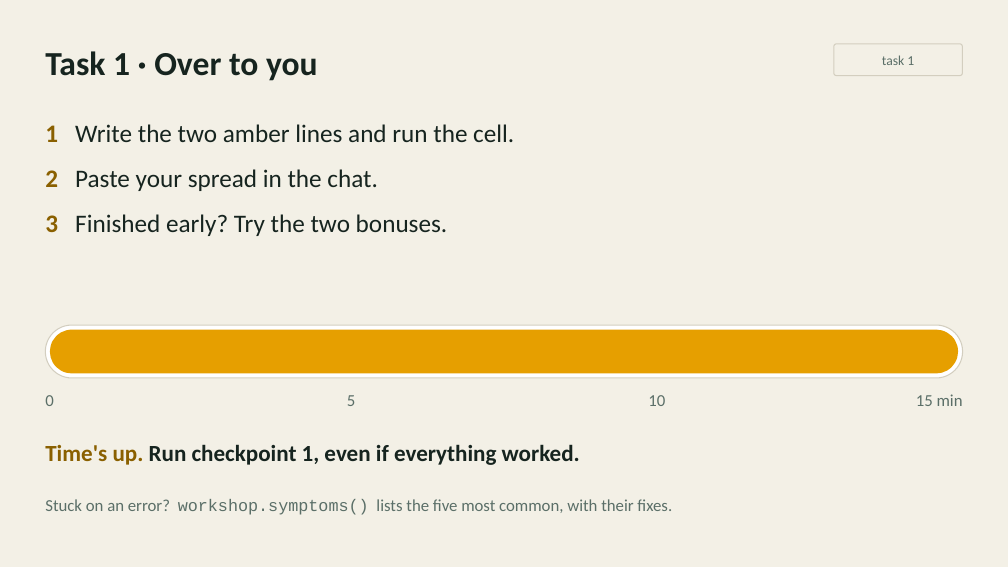
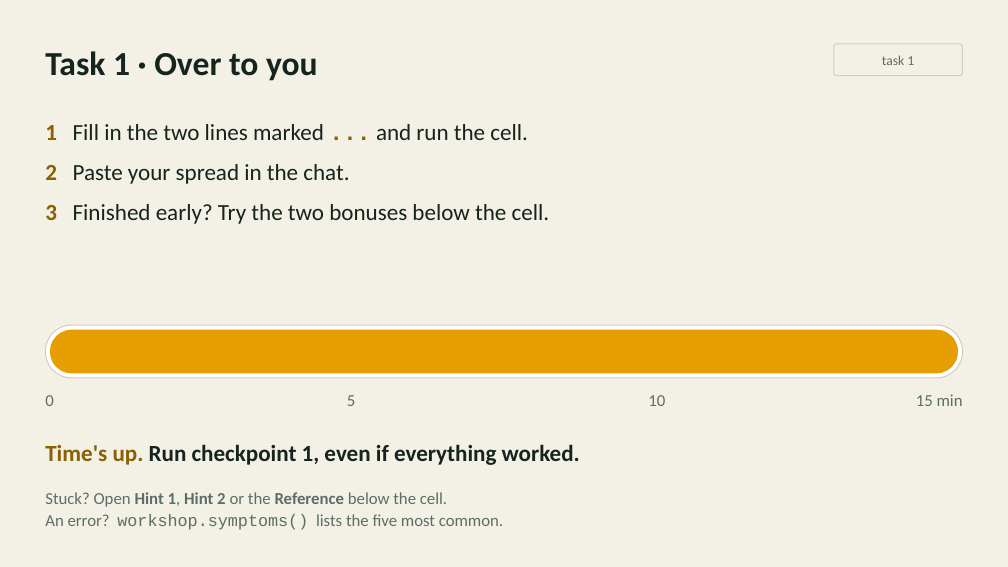
Before and after one commit to inferogenesis/cpomdp-workshop, a slide deck: slide 9 of deck/cpomdp_symposium_2026.pptx (slide 10 before the commit). Drawn at 1008x567 pixels with LibreOffice and Linux fonts; fonts in the diff are those of the drawing. Boxes give left, top, right and bottom in pixels: in the first picture for what was removed or moved away, otherwise in the second. Text is boxed around its words. In the diff, an @@ line names an element or a change of style, - is before the commit and + after.

```diff
--- a/deck/cpomdp_symposium_2026.pptx
+++ b/deck/cpomdp_symposium_2026.pptx
@@ text at [45, 124, 528, 140]: text changed; size 24 to 22 pt @@
-1 Write the two amber lines and run the cell.
+1 Fill in the two lines marked ... and run the cell.
@@ text at [45, 164, 349, 184]: size 24 to 22 pt in "2 Paste your spread in the chat."; less space between paragraphs @@
@@ text at [45, 204, 550, 224]: text changed; size 24 to 22 pt @@
-3 Finished early? Try the two bonuses.
+3 Finished early? Try the two bonuses below the cell.
@@ text at [45, 492, 503, 530]: text changed @@
-Stuck on an error? workshop.symptoms() lists the five most common, with their fixes.
+Stuck? Open Hint 1, Hint 2 or the Reference below the cell.
+An error? workshop.symptoms() lists the five most common.
```
Also in this commit, not shown: 4 other slides changed, 3 slides removed, 6 other files.
